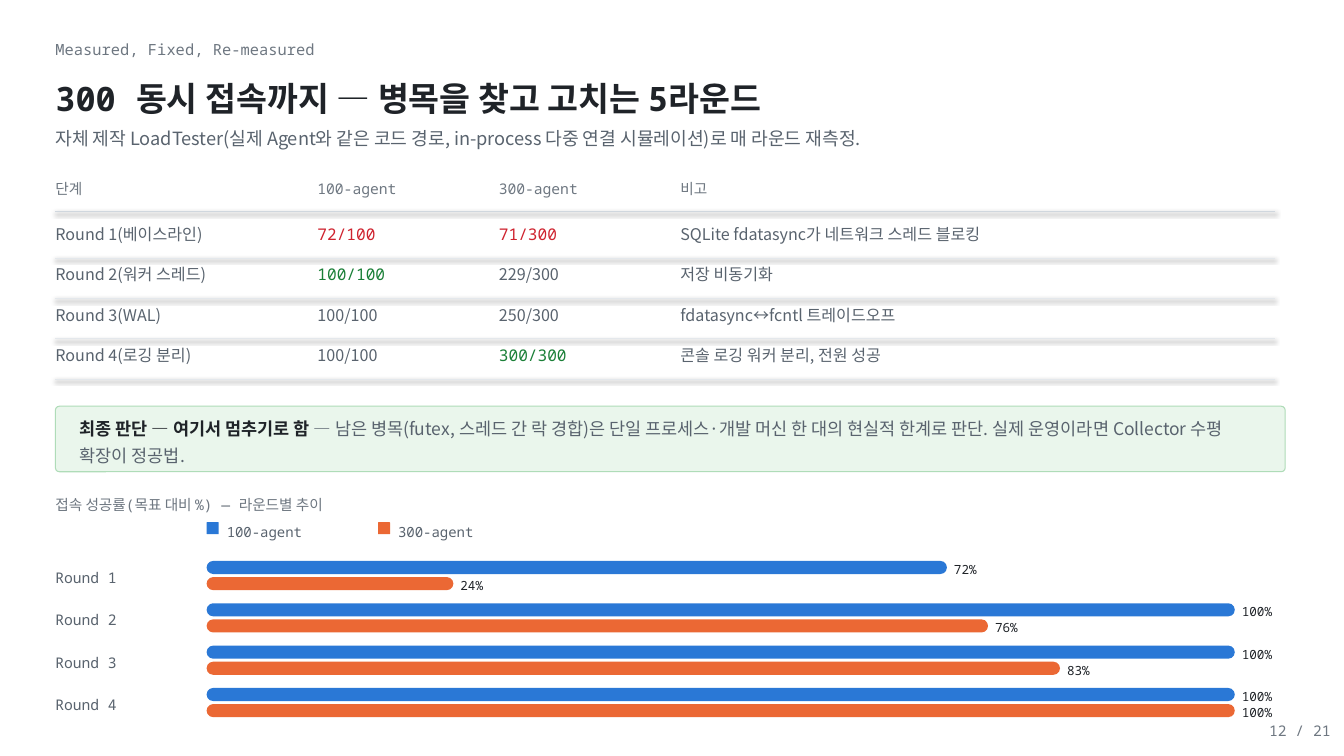
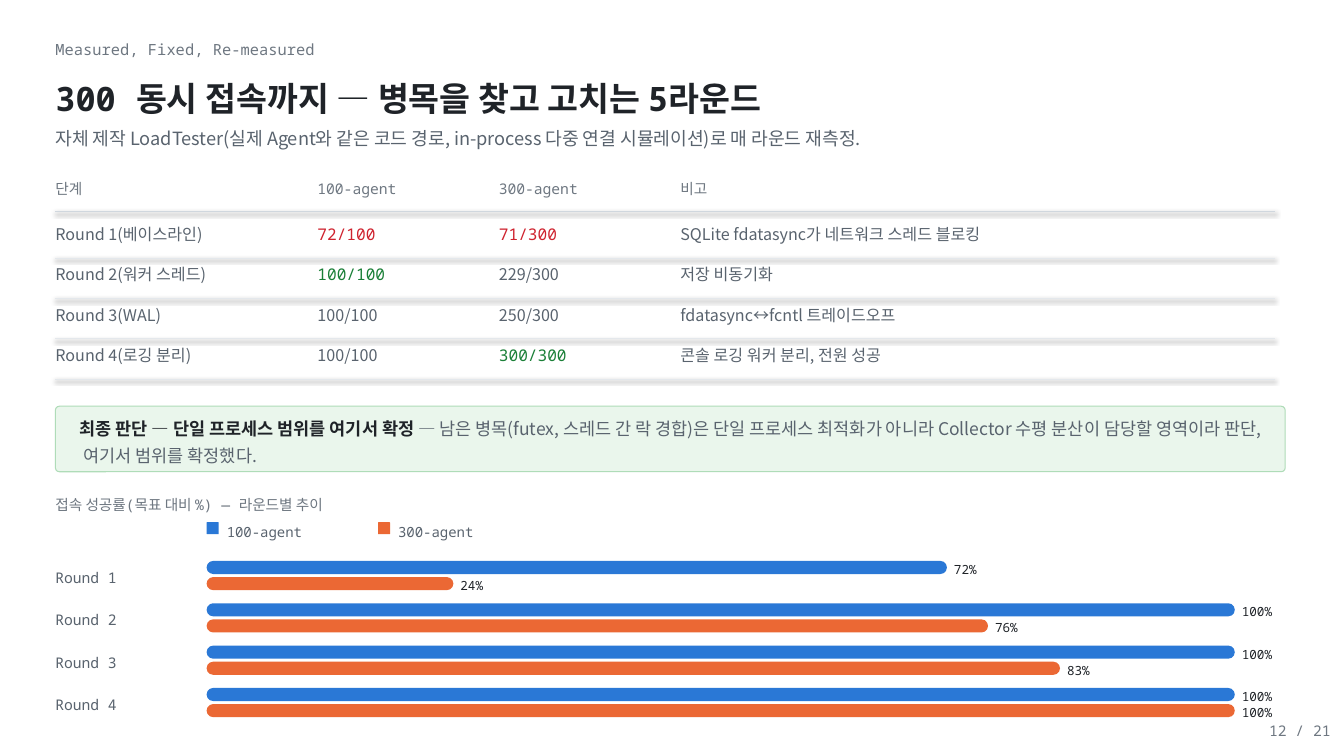
Before and after one commit to shkim4548/APM, a slide deck: slide 12 of Docs/portfolio_apm_light.pptx. Drawn at 1344x756 pixels with LibreOffice and Linux fonts; fonts in the diff are those of the drawing. Boxes give left, top, right and bottom in pixels: in the first picture for what was removed or moved away, otherwise in the second. Text is boxed around its words. In the diff, an @@ line names an element or a change of style, - is before the commit and + after.

```diff
--- a/Docs/portfolio_apm_light.pptx
+++ b/Docs/portfolio_apm_light.pptx
@@ text at (80, 420, 1261, 464): text changed @@
-최종 판단 — 여기서 멈추기로 함 — 남은 병목(futex, 스레드 간 락 경합)은 단일 프로세스·개발 머신 한 대의 현실적 한계로 판단. 실제 운영이라면 Collector 수평 확장이 정공법.
+최종 판단 — 단일 프로세스 범위를 여기서 확정 — 남은 병목(futex, 스레드 간 락 경합)은 단일 프로세스 최적화가 아니라 Collector 수평 분산이 담당할 영역이라 판단, 여기서 범위를 확정했다.
```
Also in this commit, not shown: 9 other slides changed, 1 slide added, 1 slide removed, 4 other files.
